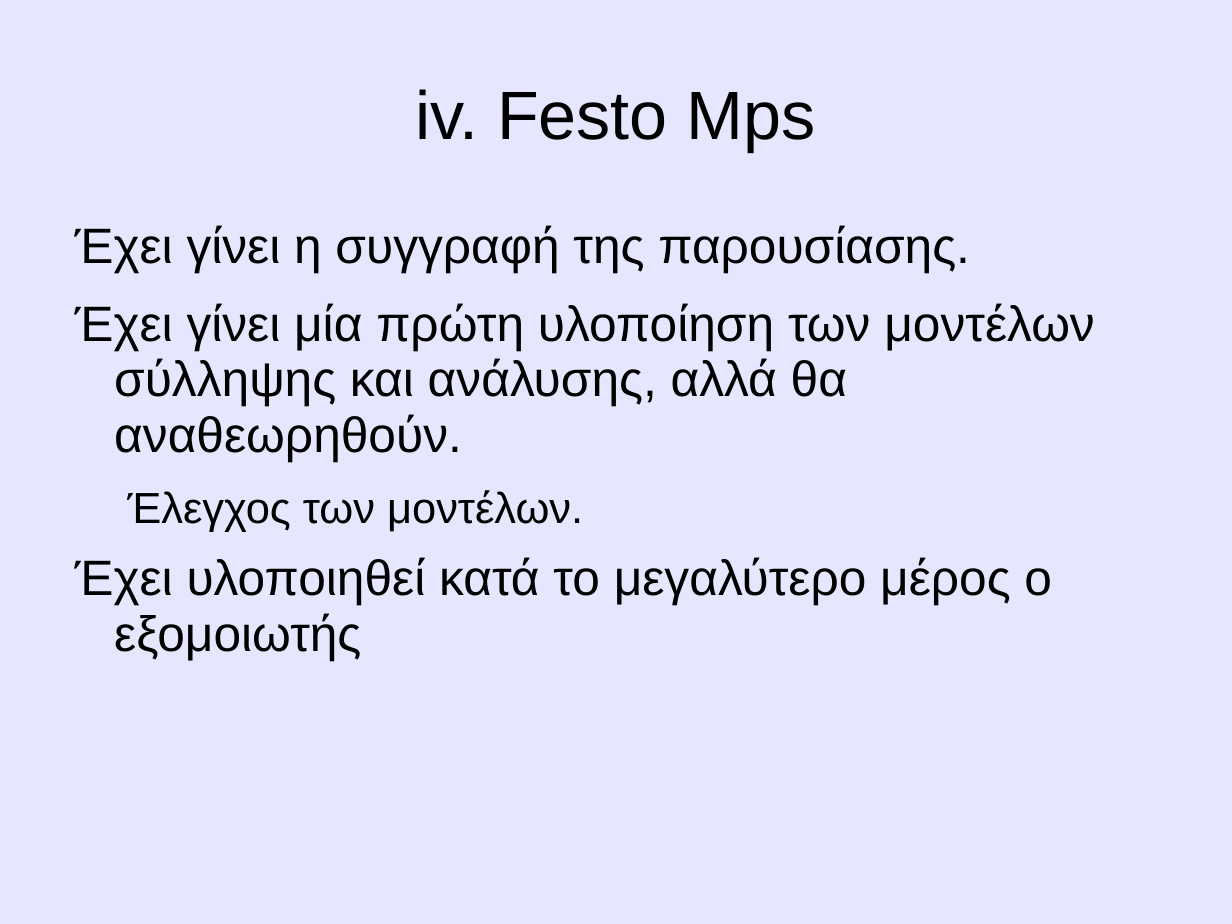
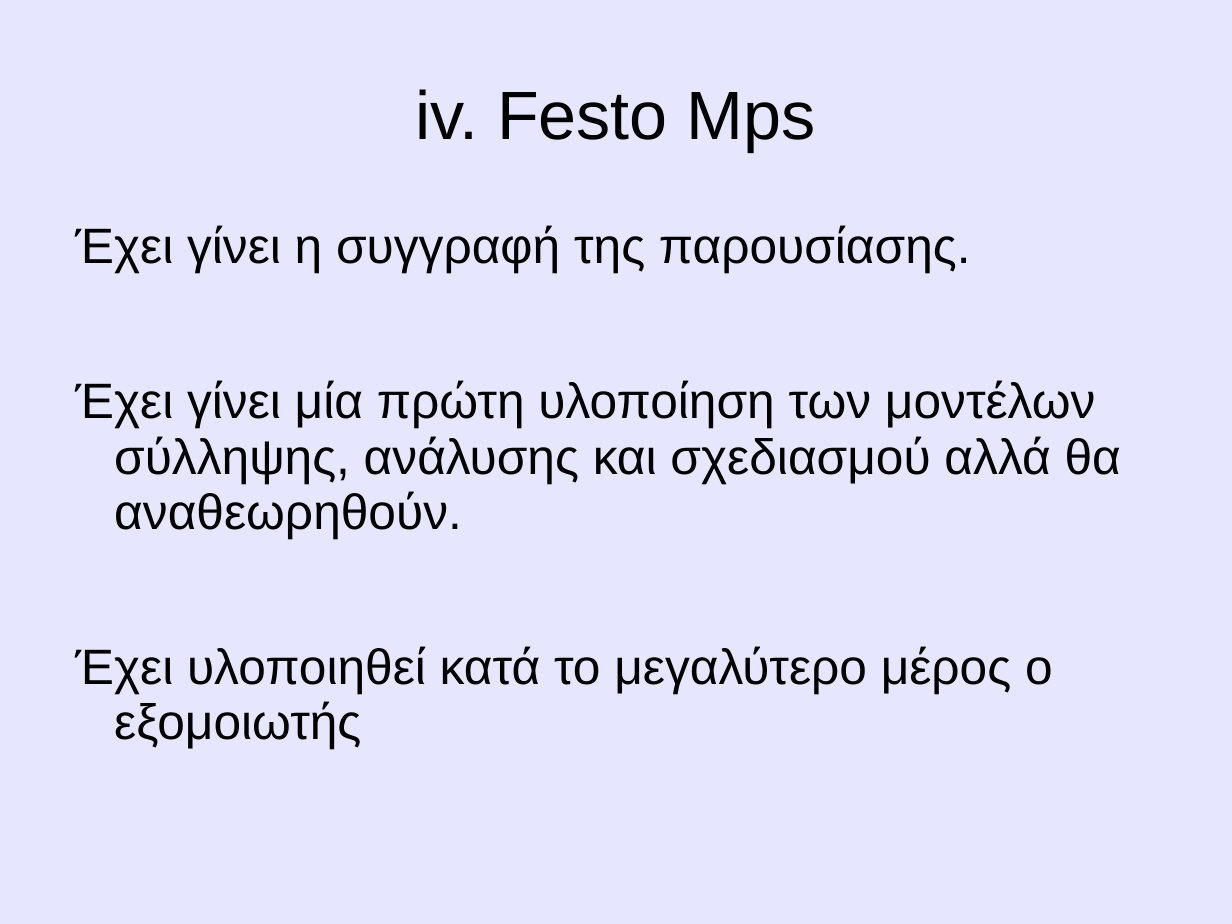
Before and after one commit to amolofos/Thesis, a slide deck: slide 7 of Παρουσίαση/ΠαρουσίασηΔιπλωματικής[08-2012].ppt. Drawn at 1232x924 pixels with LibreOffice and Linux fonts; fonts in the diff are those of the drawing. Boxes give left, top, right and bottom in pixels: in the first picture for what was removed or moved away, otherwise in the second. Text is boxed around its words. In the diff, an @@ line names an element or a change of style, - is before the commit and + after.

```diff
--- a/Παρουσίαση/ΠαρουσίασηΔιπλωματικής[08-2012].ppt
+++ b/Παρουσίαση/ΠαρουσίασηΔιπλωματικής[08-2012].ppt
@@ text at (75,380,1121,539): text changed @@
-Έχει γίνει μία πρώτη υλοποίηση των μοντέλων σύλληψης και ανάλυσης, αλλά θα αναθεωρηθούν.
-  Έλεγχος των μοντέλων.
+Έχει γίνει μία πρώτη υλοποίηση των μοντέλων σύλληψης, ανάλυσης και σχεδιασμού αλλά θα αναθεωρηθούν.
```
Also in this commit, not shown: 4 other slides changed, 24 slides added, 19 other files.
